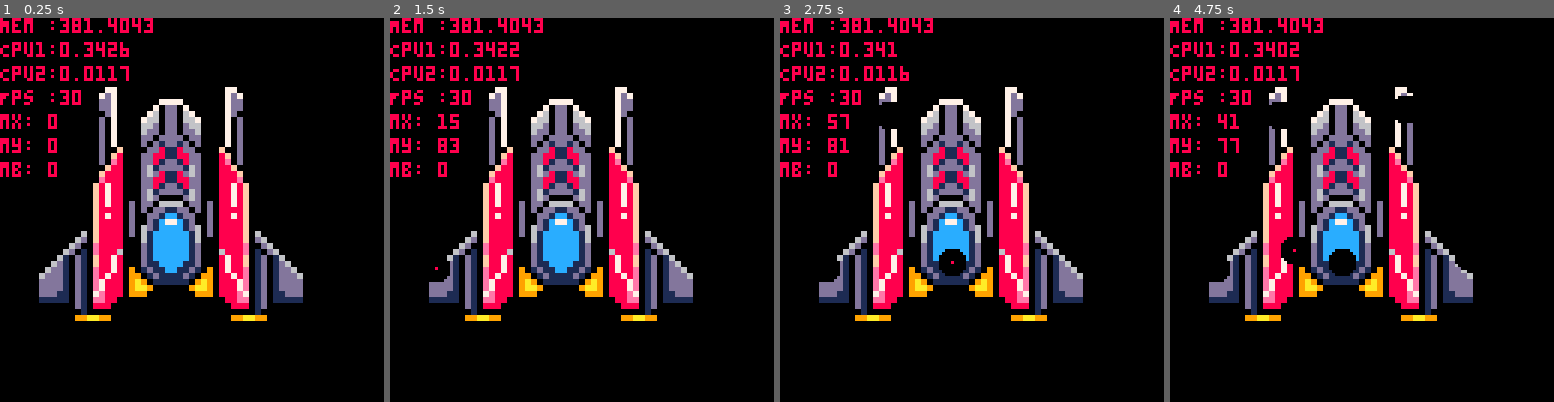
Above: before the commit, frames 1-4 (left to right).
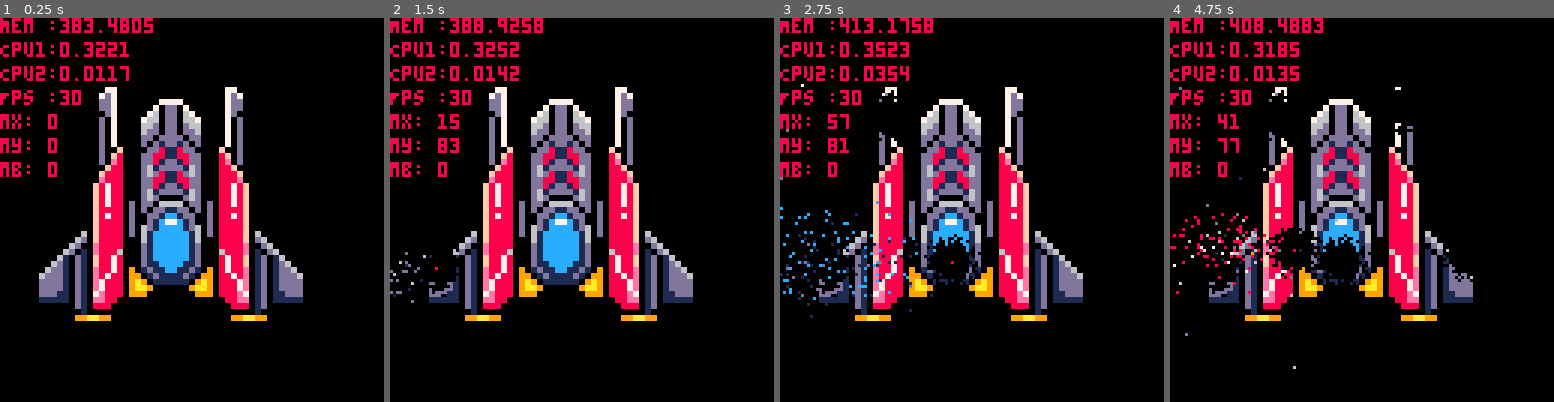
Above: after the commit, the same moments.

Repository: kiiro94/GGJ2020
Game: PICO-8 cartridge ggj2020.p8
Two runs of this game, one before a commit and one after it. Both use one fixed random seed, a clock stepped at 60 frames per second and the inputs below.
Inputs (mouse positions are in pixels of both pictures, inside the frame that each line leads up to):
- Up to frame 1 (0.25 s): no input
- Up to frame 2 (1.5 s): click (670, 121) at 0.67 s; click (436, 267) at 1.22 s
- Up to frame 3 (2.75 s): click (887, 114) at 1.77 s; click (952, 259) at 2.32 s
- Up to frame 4 (4.75 s): click (1404, 106) at 2.87 s; click (1465, 256) at 3.42 s; click (1231, 102) at 3.97 s; click (1292, 248) at 4.52 s

The runs differ from the first frame. In frame 1, 0.2% of the frame differs, in the area x 22-40%, y 0-11%; in frame 2, 0.7%; in frame 3, 2.5%; in frame 4, 2.9%, in the area x 0-79%, y 0-92%.

Commit message:
particles

Diff:
--- a/ggj2020.p8
+++ b/ggj2020.p8
@@ -22,8 +22,9 @@
 function destroyPoint(x,y)
    for p in all(data) do
      dist = sqrt((p.x - x)^2 + (p.y - y)^2)
-	  if dist < 5 then
+	  if dist < rnd(5)+5 and p.s == 1 then
 		 p.s = 0
+       createParticle(p.x, p.y, p.c)
 	  end
    end
 end
@@ -32,6 +33,11 @@
    for p in all(data) do
 		p.s = 1
 	end
+   particles = {}
+end
+
+function createParticle(x, y, c)
+   add(particles, {x = x, y = y, c = c, sx = rnd(5)+1, sy = rnd(2)-1})
 end
 
 
@@ -59,14 +65,28 @@
 function drawPoint(p)
    if p.s==1 then
 	  pset(p.x, p.y, p.c)
-   else
-	  pset(p.x, p.y, 0)
-   end
-
+   end
 end
 
 function drawStruct()
    foreach(data, drawPoint)
+end
+
+function drawParticles()
+   for p in all(particles) do
+      pset(p.x, p.y, p.c)
+   end
+end
+
+function animateParticles()
+   for p in all(particles) do
+      p.x -= p.sx
+      p.y += p.sy
+
+      if (p.x < 0) then
+         del(particles, p)
+      end
+   end
 end
 
 
@@ -97,6 +117,8 @@
 	data = getStruct()
 	t = 0
 	pset(127,0,8)
+
+   particles = {}
 end
 
 
@@ -125,7 +147,9 @@
 
 
    foreach(data, updatePoint)
-   t += 0.01
+   t += 1
+
+   animateParticles()
 end
 
 
@@ -135,6 +159,7 @@
 function _draw()
    cls()
    drawStruct()
+   drawParticles()
    pset(mx, my, 8)
    print("Mem :"..stat(0), 0,  0, 8)
    print("Cpu1:"..stat(1), 0,  8, 8)
